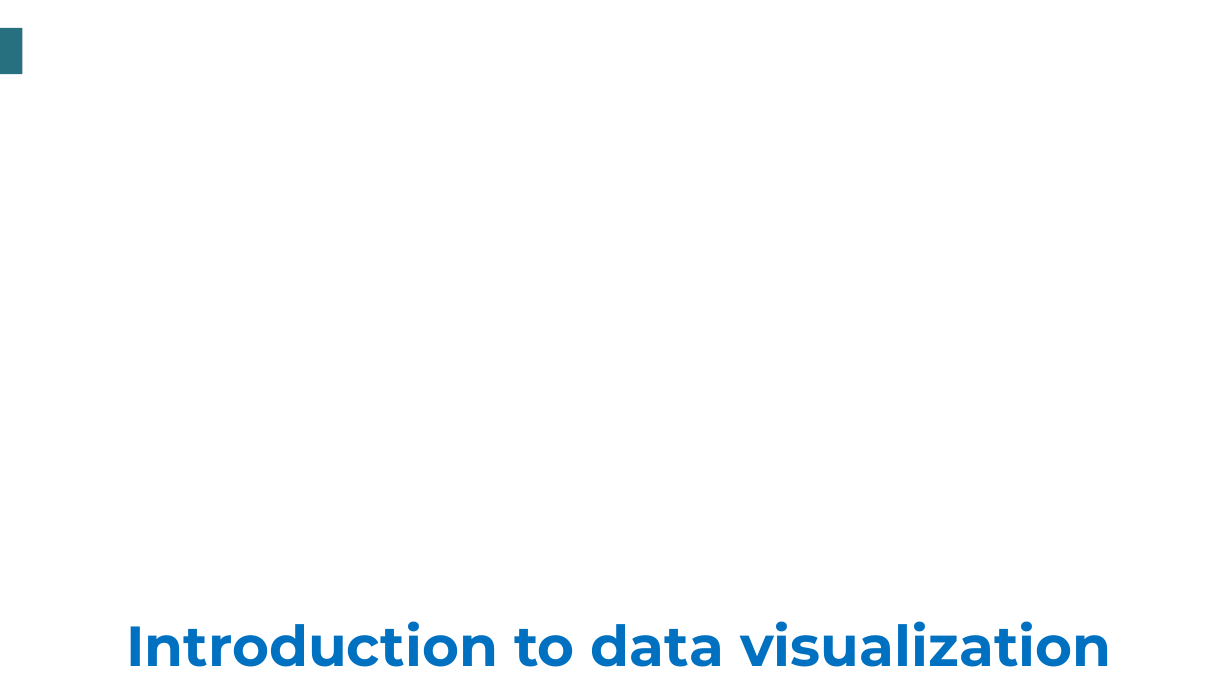
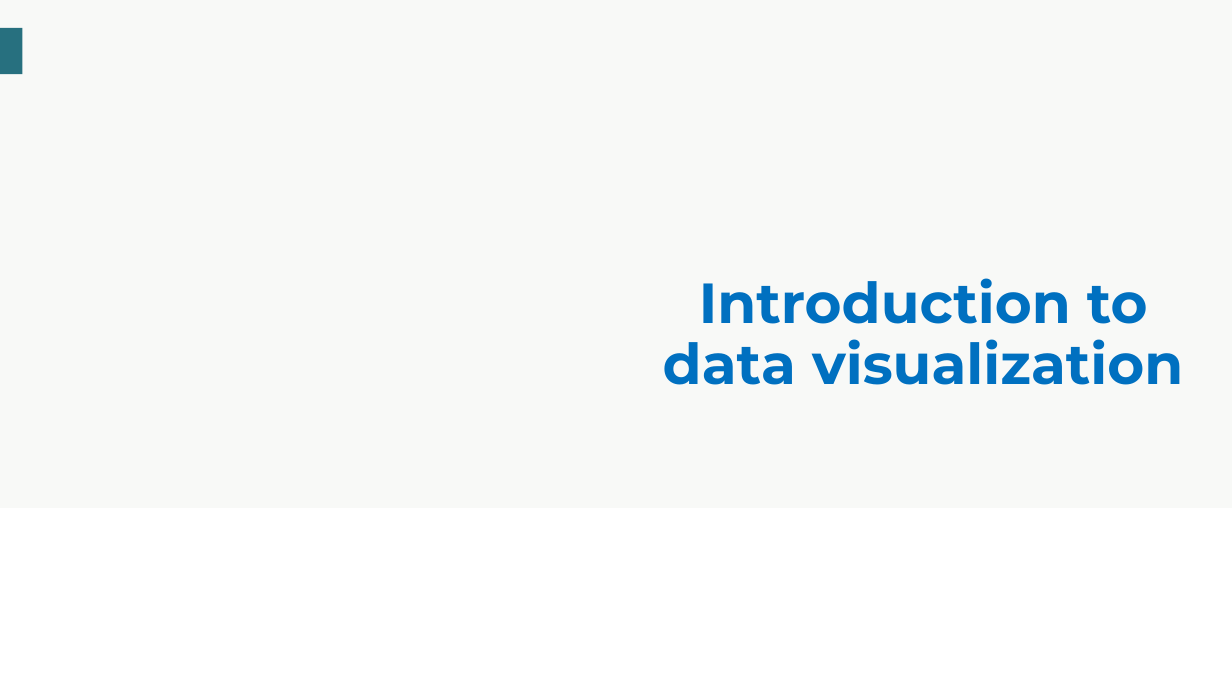
Before and after one commit to tauniversity/TAU-Data-Science-Training, a slide deck: slide 2 of Data Science resources/Introduction to Data Science/Slides/Slide Unit 4/1. Introduction to data visualization.pptx. Drawn at 1232x693 pixels with LibreOffice and Linux fonts; fonts in the diff are those of the drawing; background and template pictures are left out. Boxes give left, top, right and bottom in pixels: in the first picture for what was removed or moved away, otherwise in the second. Text is boxed around its words. In the diff, an @@ line names an element or a change of style, - is before the commit and + after.

Commit message:
Slide Unit 4: Intro to data viz (completed)

```diff
--- a/Data Science resources/Introduction to Data Science/Slides/Slide Unit 4/1. Introduction to data visualization.pptx
+++ b/Data Science resources/Introduction to Data Science/Slides/Slide Unit 4/1. Introduction to data visualization.pptx
@@ background #FFFFFF to #F8F9F7 @@
@@ title "Introduction to data visualization" rewrapped from [126,621,1111,667] to [663,278,1183,385] @@
```
Also in this commit, not shown: 1 other slide changed.
